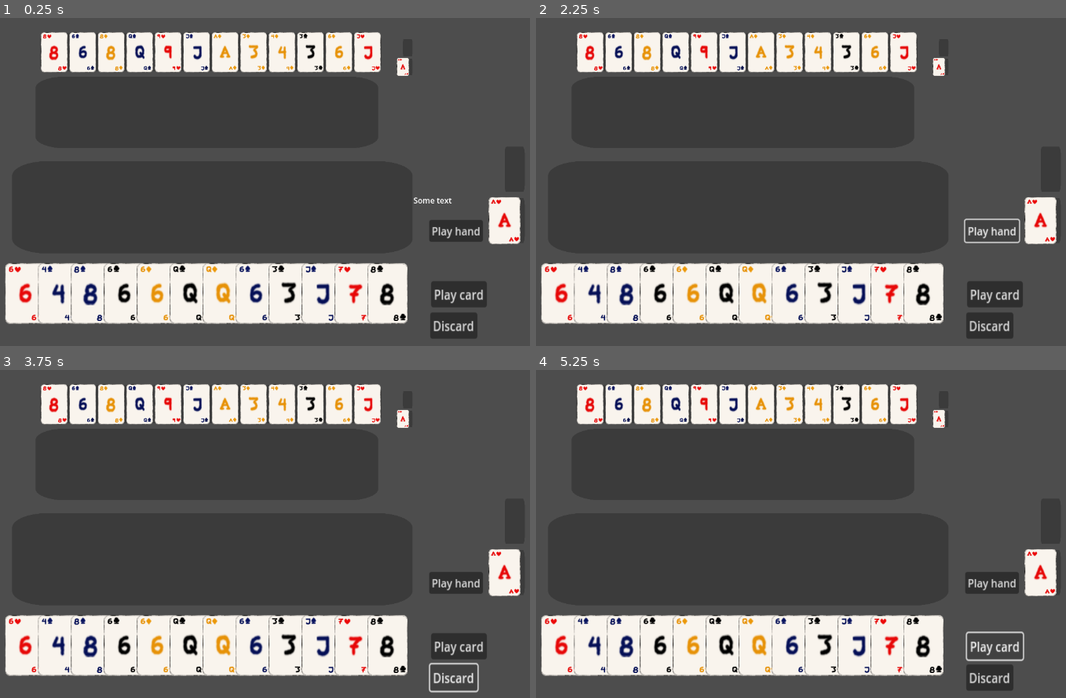
Above: before the commit, frames 1-4 (two rows, left to right).
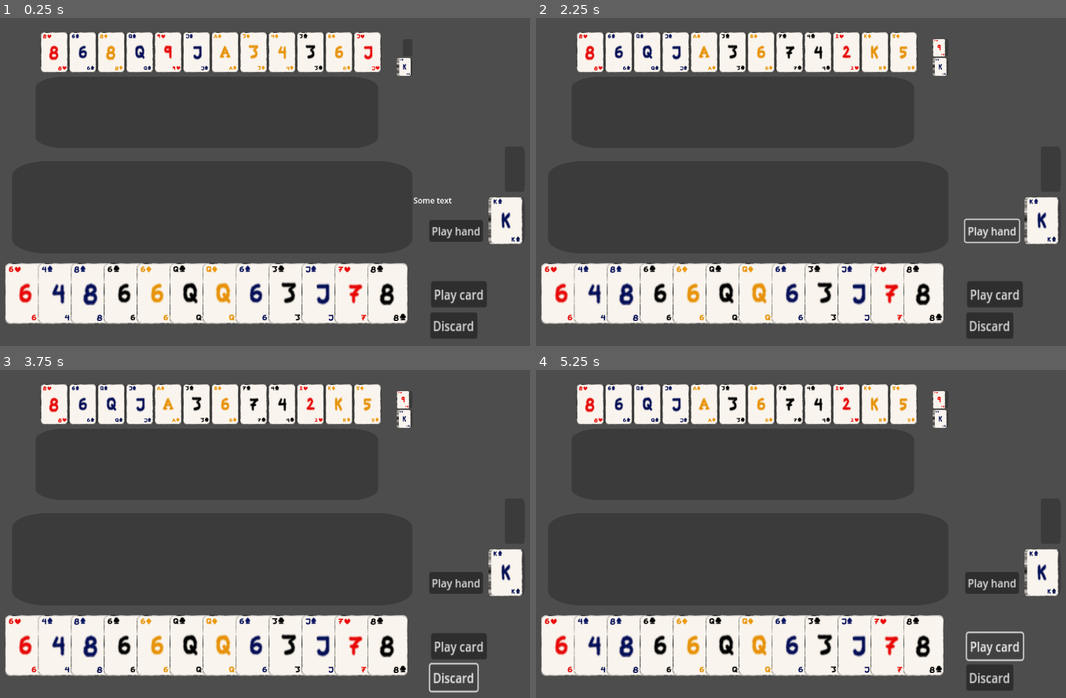
Above: after the commit, the same moments.

Repository: T33py/CardGame
Game: Godot game, scene res://TestScene.tscn
Two runs of this game, one before a commit and one after it. Both use one fixed random seed, a clock stepped at 60 frames per second and the inputs below.
Inputs:
- Up to frame 1 (0.25 s): no input
- Up to frame 2 (2.25 s): click "Play card" at 0.5 s; click "Play card" at 1.25 s; click "Play hand" at 2 s
- Up to frame 3 (3.75 s): click "Play hand" at 2.75 s; click "Discard" at 3.5 s
- Up to frame 4 (5.25 s): click "Discard" at 4.25 s; click "Play card" at 5 s

The runs differ from the first frame. In frame 1, 0.4% of the frame differs, in the area x 74-99%, y 12-69%; in frame 2, 1.3%, in the area x 18-99%, y 4-69%; in frame 3, 1.3%; in frame 4, 1.3%.

Commit message:
reduced ui jank

Diff:
--- a/Cards/Card.gd
+++ b/Cards/Card.gd
@@ -47,9 +47,13 @@
 	Suits.Spades: "Spade",
 }
 
+var focusable = true
+var focusloss_scale_override = false
 var in_focus = false
 var focus_scale = 1.05
 var scale_before_focused = 1
+var focusborder: Sprite2D
+var focusborder2: Sprite2D
 
 var may_be_dragged = false
 var user_attempts_to_drag = false
@@ -93,6 +97,9 @@
 	left_hover_detect.hovered.connect(_on_hovered_by)
 	right_hover_detect = find_child("right_side", false)
 	right_hover_detect.hovered.connect(_on_hovered_by)
+
+	focusborder = find_child("FocusBorder", false)
+	focusborder2 = find_child("FocusBorder2", false)
 
 	redraw()
 	return # Replace with function body.
@@ -168,14 +175,21 @@
 	return
 
 func change_focused(is_focus: bool):
-	if in_focus == is_focus:
+	if in_focus == is_focus or not focusable:
 		return
 	in_focus = is_focus
 	if in_focus:
 		scale_before_focused = scale
 		scale *= focus_scale
+		focusborder.visible = true
+		focusborder2.visible = true
 	else:
-		scale = scale_before_focused
+		# if the scale has not been overwritten we return to the original one
+		if not focusloss_scale_override:
+			scale = scale_before_focused
+		focusloss_scale_override = false
+		focusborder.visible = false
+		focusborder2.visible = false
 	return
 
 
@@ -187,6 +201,7 @@
 		remembered_state = my_state
 		my_state = States.Moving
 	global_position = get_global_mouse_position()
+	focusable = false
 	return
 
 func end_of_being_dragged():
@@ -198,6 +213,7 @@
 	my_state = remembered_state
 	emitted_picked_up = false
 	not_click_timer = 0
+	focusable = true
 
 	put_down.emit(self)
 	return
--- a/Cards/Card.tscn
+++ b/Cards/Card.tscn
@@ -21,6 +21,7 @@
 [ext_resource type="Texture2D" uid="uid://b7ym6avgi5fmf" path="res://Art/CardArt/Spade.png" id="19_nr0t2"]
 [ext_resource type="Texture2D" uid="uid://kgu7b8w4vbr2" path="res://Art/CardArt/Club.png" id="20_hiddl"]
 [ext_resource type="Script" path="res://Cards/Hover_side.gd" id="21_avnkl"]
+[ext_resource type="Texture2D" uid="uid://c55tm3b6wa35b" path="res://Art/UIArt/Border.png" id="22_cq4gt"]
 
 [sub_resource type="RectangleShape2D" id="RectangleShape2D_86r2k"]
 size = Vector2(60, 90)
@@ -352,6 +353,20 @@
 
 [node name="CollisionShape2D" type="CollisionShape2D" parent="right_side"]
 shape = SubResource("RectangleShape2D_86r2k")
+
+[node name="FocusBorder" type="Sprite2D" parent="."]
+visible = false
+modulate = Color(0.631373, 0.615686, 0.0745098, 0.454902)
+position = Vector2(2.68221e-07, -5.96046e-07)
+scale = Vector2(0.0322917, 0.0833333)
+texture = ExtResource("22_cq4gt")
+
+[node name="FocusBorder2" type="Sprite2D" parent="."]
+visible = false
+modulate = Color(0.631373, 0.615686, 0.0745098, 0.215686)
+position = Vector2(1.2517e-06, 7.7486e-07)
+scale = Vector2(0.0333333, 0.0851852)
+texture = ExtResource("22_cq4gt")
 
 [connection signal="area_entered" from="left_side" to="left_side" method="_on_area_entered"]
 [connection signal="input_event" from="left_side" to="." method="_on_area_2d_input_event"]
--- a/Cards/CardDisplayArea.gd
+++ b/Cards/CardDisplayArea.gd
@@ -73,9 +73,11 @@
 		card.z_index = z_index + 1 + i
 		var card_height = card.get_height() * card.global_scale.y
 		card.scale *= target_height / card_height
+		if card.in_focus:
+			card.change_focused(true)
 
 		# place card at left border in the middle of its interval at interval 'i'
-		var offset = left_border + ((interval * 0.5 + interval * i) * card_distance_modifier) + (card_distance_offset/global_scale.x * i)
+		var offset = left_border + ((interval * 0.5 + interval * i) * card_distance_modifier) + (card_distance_offset * i)
 		card.global_position = Vector2(offset, global_position.y)
 
 	return
--- a/Cards/Deck.gd
+++ b/Cards/Deck.gd
@@ -28,10 +28,10 @@
 func _ready():
 	cards_display = find_child("DeckDisplayArea", false)
 	cards_display.card_distance_modifier = 0
-	cards_display.card_distance_offset = 5
+	cards_display.card_distance_offset = 0.1
 	discards_display = find_child("DiscardsDisplayArea", false)
 	discards_display.card_distance_modifier = 0
-	discards_display.card_distance_offset = 5
+	discards_display.card_distance_offset = 0.1
 	do_things_later = find_child("DoThingsLater", false)
 
 	setup_default_deck()
--- a/Cards/PlayArea.gd
+++ b/Cards/PlayArea.gd
@@ -38,11 +38,12 @@
 	card.connect("mouse_hovers", _player_hovers_over_card)
 	card.connect("mouse_stopped_hovering", _player_no_longer_hovers_over_card)
 	card.am_being_hovered_over.connect(_on_card_is_hovered_over)
+	card.focusloss_scale_override = true
 	card_played.emit()
 	return true
 
 func play_hand():
-	var cards_played = []
+	var cards_played: Array[Card] = []
 	for card in cards:
 		cards_played.append(card)
 	for card in cards_played:
--- a/TestScene.tscn
+++ b/TestScene.tscn
@@ -87,5 +87,4 @@
 
 [connection signal="pressed" from="PlayCardButton" to="Hand" method="_on_play_card_button_pressed"]
 [connection signal="pressed" from="DiscardCardButton" to="Hand" method="_on_discard_card_button_pressed"]
-[connection signal="pressed" from="PlayHand" to="GameManager" method="_on_player_stands"]
-[connection signal="pressed" from="PlayHand" to="PlayArea" method="_on_play_hand_pressed"]
+[connection signal="button_up" from="PlayHand" to="PlayArea" method="_on_play_hand_pressed"]
--- a/Util/GameManager.gd
+++ b/Util/GameManager.gd
@@ -8,6 +8,7 @@
 var hand_clear_timer = 0
 
 var ai_stands = false
+var ai_played_hand = false
 var player_stands = false
 
 
@@ -23,7 +24,9 @@
 # Called every frame. 'delta' is the elapsed time since the previous frame.
 func _process(delta):
 	if ai_stands && player_stands:
-		ai.play_a_hand()
+		if not ai_played_hand:
+			ai.play_a_hand()
+			ai_played_hand = true
 		hand_clear_timer += delta
 		if hand_clear_timer >= hand_clear_delay:
 			hand_clear_timer = 0
@@ -46,6 +49,7 @@
 	return
 
 func _on_player_stands(cards: Array[Card]):
+	print(str(cards))
 	player_stands = true
 	return
 
Not shown: 1 places in Cards/Card.tscn that only renumber resources
